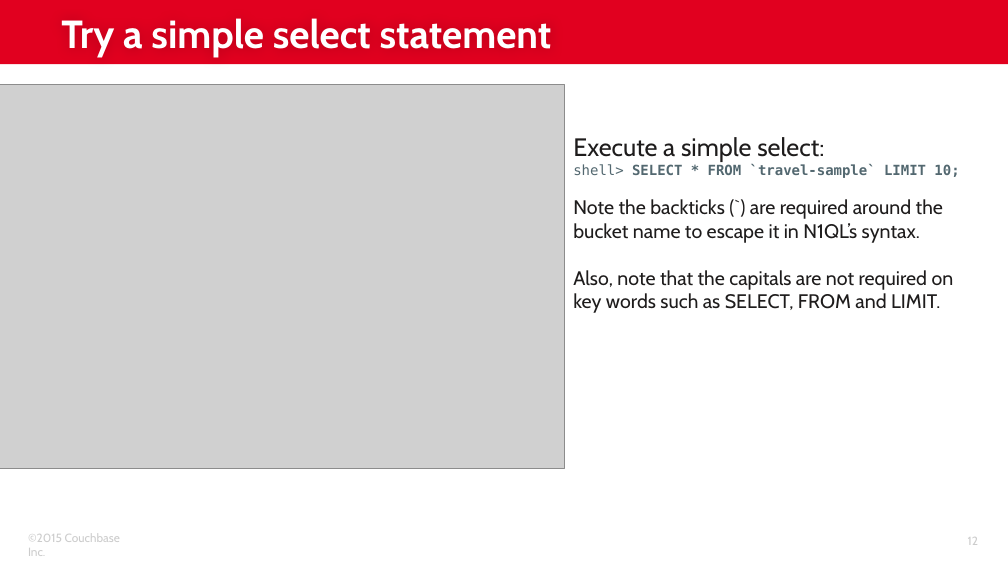
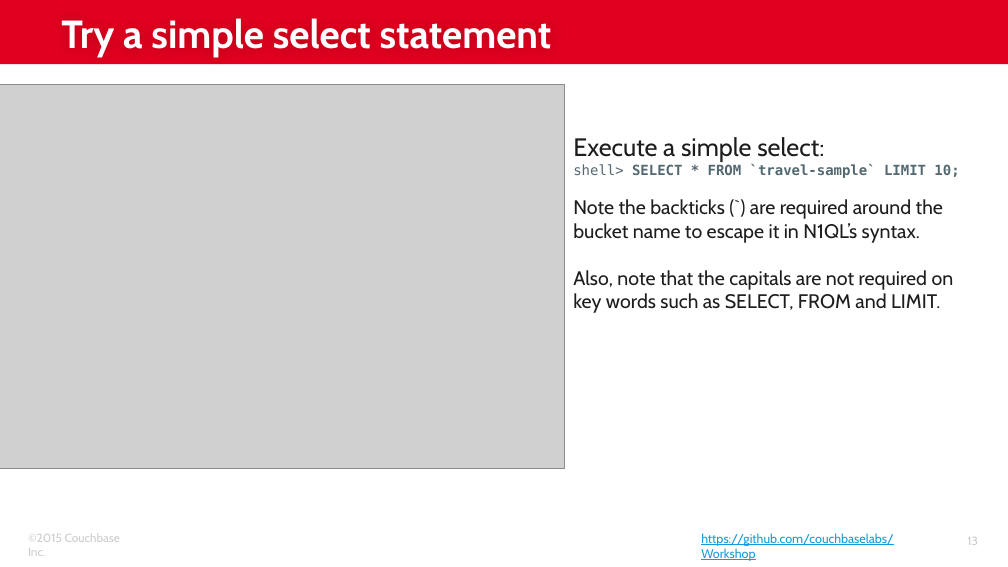
Before and after one commit to subalakr/workshop, a slide deck: slide 13 of server/presentations/02_Lab_Setup.pptx (slide 12 before the commit). Drawn at 1008x567 pixels with LibreOffice and Linux fonts; fonts in the diff are those of the drawing; grey boxes stand for pictures; background and template pictures are left out. Boxes give left, top, right and bottom in pixels: in the first picture for what was removed or moved away, otherwise in the second. Text is boxed around its words. In the diff, an @@ line names an element or a change of style, - is before the commit and + after.

```diff
--- a/server/presentations/02_Lab_Setup.pptx
+++ b/server/presentations/02_Lab_Setup.pptx
@@ text added at box(701, 533, 894, 561), 9 pt, text #129DD8, underline @@
+https://github.com/couchbaselabs/Workshop
```
Also in this commit, not shown: 12 other slides changed, 1 slide added.
